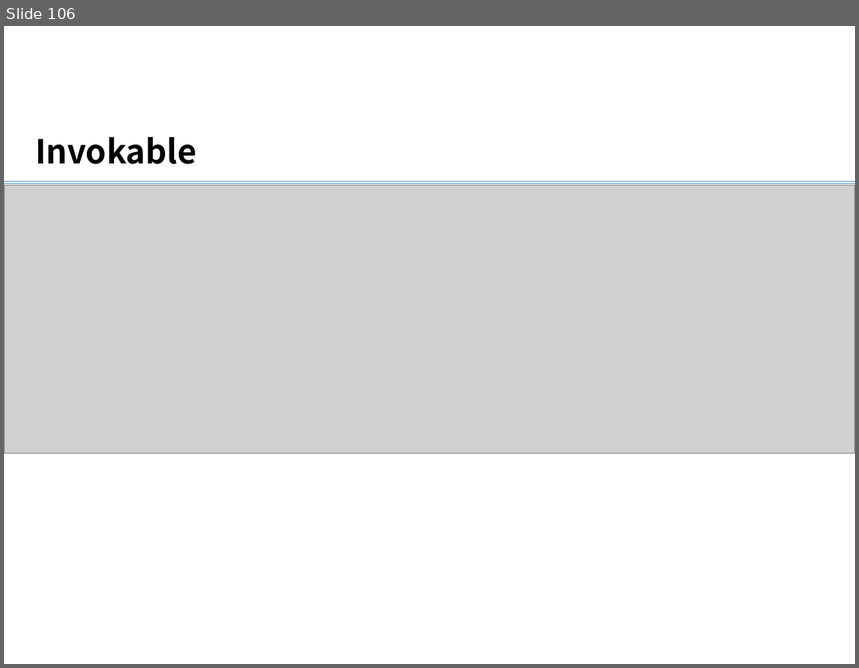
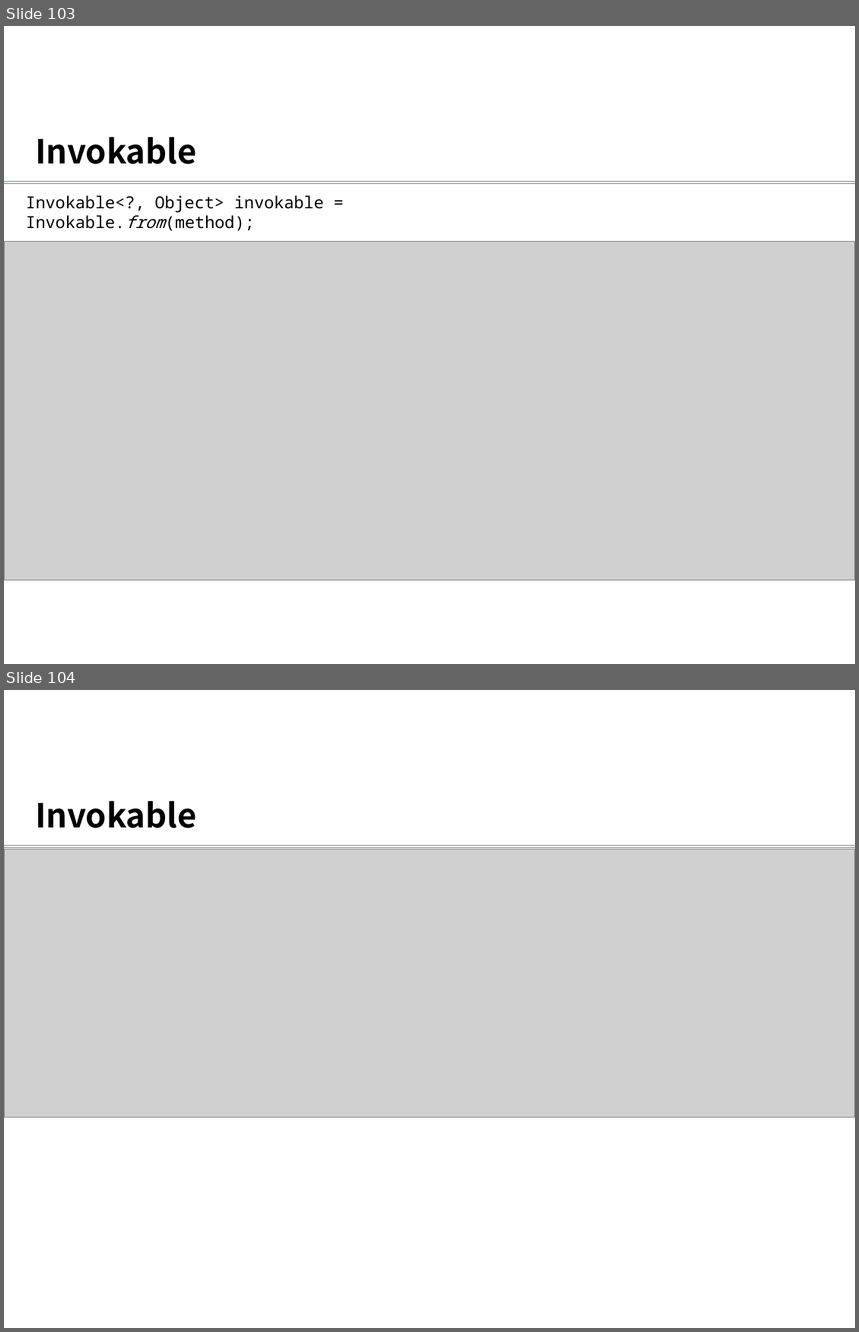
Before and after one commit to bxguo/guava, a slide deck: Guava介绍.pptx. Shown one above the other, each under a label of ours: slide 106 before the commit, slides 103 and 104 after it. The pictures are 859x668 and 859x1332 pixels, drawn with LibreOffice and Linux fonts; fonts in the diff are those of the drawing; grey boxes stand for pictures; background and template pictures are left out. Boxes give left, top, right and bottom in pixels: in the first picture for what was removed or moved away, otherwise in the second. Text is boxed around its words. In the diff, an @@ line names an element or a change of style, - is before the commit and + after.

```diff
--- a/Guava介绍.pptx
+++ b/Guava介绍.pptx
@@ slide 103 added at bbox=[4, 26, 855, 664], background #FFFFFF; not listed: 2 template elements that a slide beside it also shows @@
@@ rectangle added at bbox=[4, 31, 21, 64], fill #FFFFFF @@
@@ text added at bbox=[35, 137, 197, 164], 28 pt, text #000000, bold @@
+Invokable
@@ text added at bbox=[26, 195, 324, 231], 14 pt, text #000000 @@
+Invokable<?, Object> invokable = Invokable.from(method);
@@ picture added at bbox=[4, 241, 855, 581] @@
@@ what was slide 106 is now slide 104 @@
```
Also in this commit, not shown: 4 slides changed, 3 slides removed, 5 other files.
